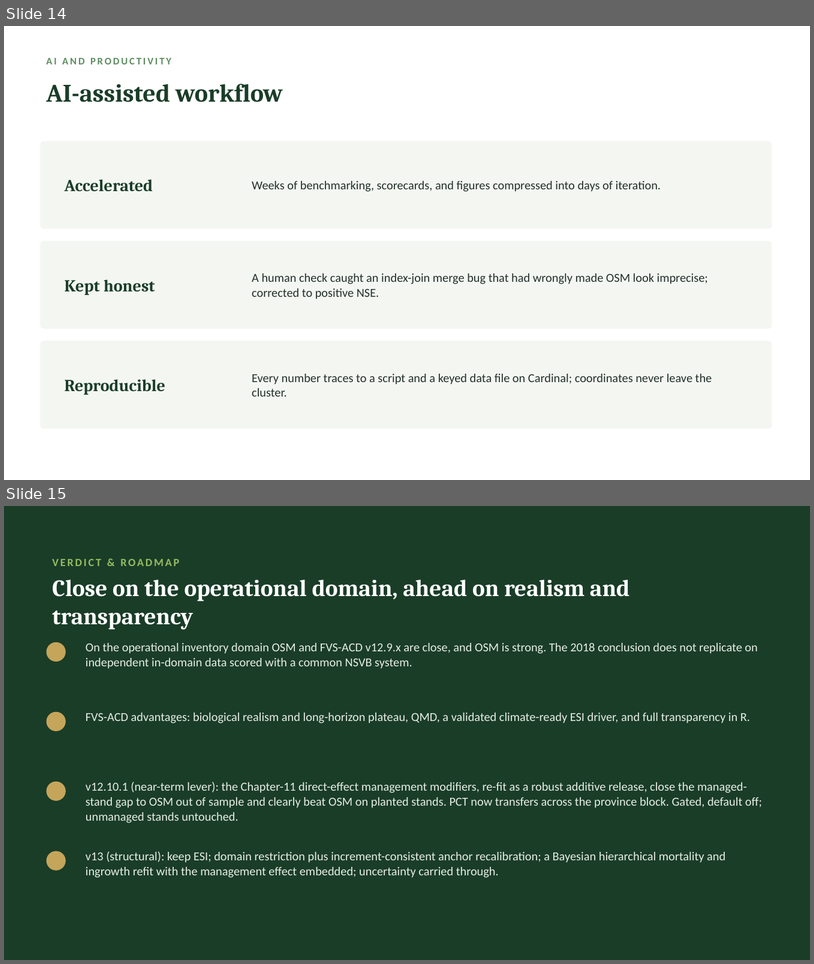
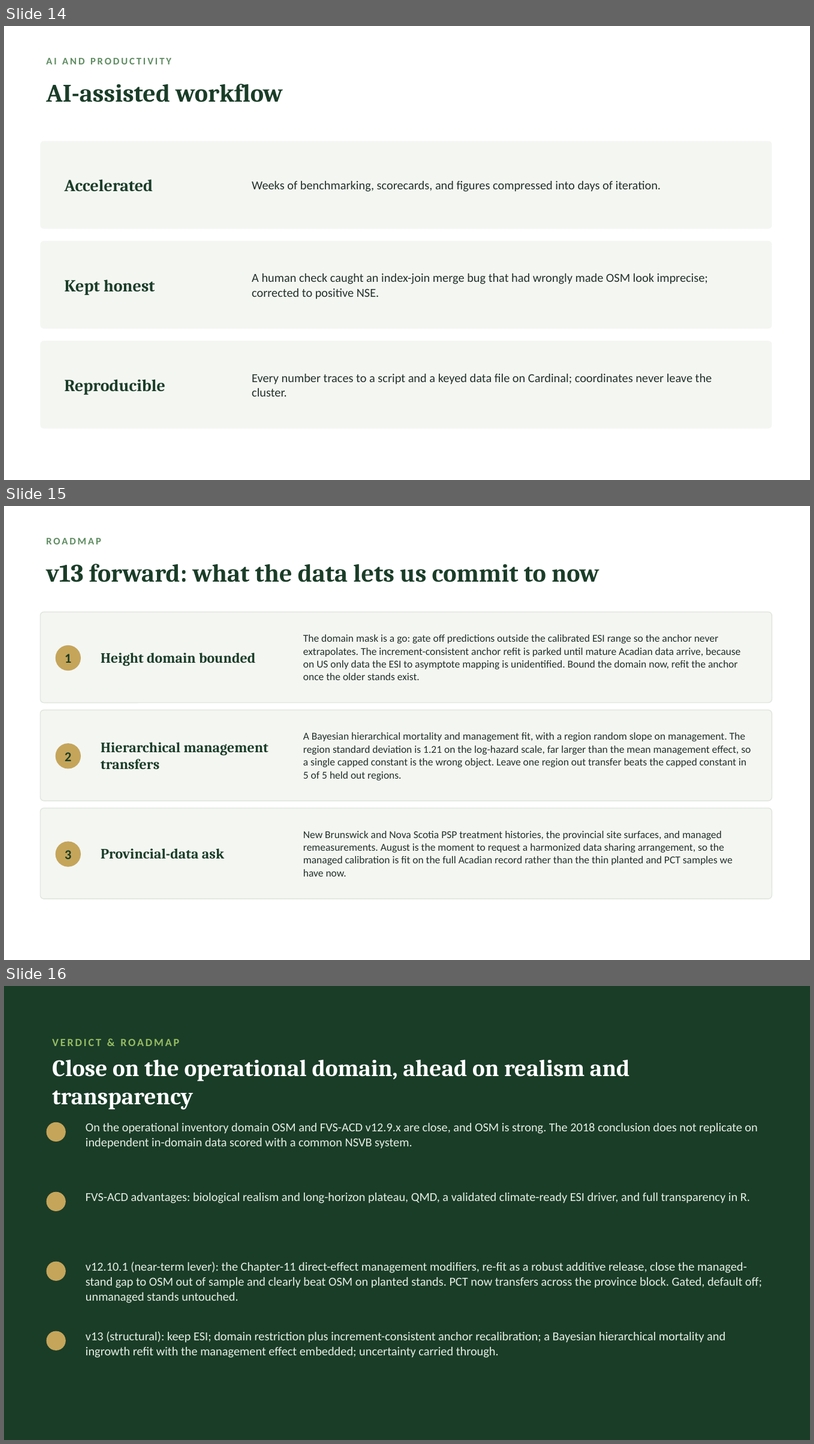
Before and after one commit to holoros/fvs-acd, a slide deck: FVS-ACD_Hennigar_Aug2026.pptx. Shown one above the other, each under a label of ours: slides 14 and 15 before the commit, slides 14, 15 and 16 after it. The pictures are 814x964 and 814x1444 pixels, drawn with LibreOffice and Linux fonts; fonts in the diff are those of the drawing. Boxes give left, top, right and bottom in pixels: in the first picture for what was removed or moved away, otherwise in the second. Text is boxed around its words. In the diff, an @@ line names an element or a change of style, - is before the commit and + after.

Commit message:
v12.10.1 full five-way benchmark + deck update to v12.10.1; v13.1 brms fit (glmer+LORO confirmed, full Bayes running)

```diff
--- a/FVS-ACD_Hennigar_Aug2026.pptx
+++ b/FVS-ACD_Hennigar_Aug2026.pptx
@@ slide 15 added at [4,506,810,960], background #FFFFFF @@
@@ text added at [46,538,101,544], 12 pt, text #5E8C61, bold @@
+ROADMAP
@@ text added at [46,564,599,582], 30 pt, text #1A3D28, bold @@
+v13 forward: what the data lets us commit to now
@@ rounded rectangle added at [40,612,772,703], fill #F4F6F2, outline #E0E6DD 1 pt @@
@@ ellipse added at [56,645,81,670], fill #C5A55A @@
@@ text added at [303,634,741,680], 12.5 pt, text #22302A @@
+The domain mask is a go: gate off predictions outside the calibrated ESI range so the anchor never extrapolates. The increment-consistent anchor refit is parked until mature Acadian data arrive, because on US only data the ESI to asymptote mapping is unidentified. Bound the domain now, refit the anchor once the older stands exist.
@@ text added at [65,654,71,663], 16 pt, text #1A3D28, bold @@
+1
@@ text added at [101,652,255,666], 17 pt, text #1A3D28, bold @@
+Height domain bounded
@@ rounded rectangle added at [40,710,772,801], fill #F4F6F2, outline #E0E6DD 1 pt @@
@@ text added at [303,732,751,780], 12.5 pt, text #22302A @@
+A Bayesian hierarchical mortality and management fit, with a region random slope on management. The region standard deviation is 1.21 on the log-hazard scale, far larger than the mean management effect, so a single capped constant is the wrong object. Leave one region out transfer beats the capped constant in 5 of 5 held out regions.
@@ ellipse added at [56,743,81,769], fill #C5A55A @@
@@ text added at [65,752,71,761], 16 pt, text #1A3D28, bold @@
+2
@@ text added at [101,742,269,769], 17 pt, text #1A3D28, bold @@
+Hierarchical management transfers
@@ rounded rectangle added at [40,808,772,898], fill #F4F6F2, outline #E0E6DD 1 pt @@
@@ ellipse added at [56,841,81,867], fill #C5A55A @@
@@ text added at [303,831,733,876], 12.5 pt, text #22302A @@
+New Brunswick and Nova Scotia PSP treatment histories, the provincial site surfaces, and managed remeasurements. August is the moment to request a harmonized data sharing arrangement, so the managed calibration is fit on the full Acadian record rather than the thin planted and PCT samples we have now.
@@ text added at [65,850,71,859], 16 pt, text #1A3D28, bold @@
+3
@@ text added at [101,848,224,858], 17 pt, text #1A3D28, bold @@
+Provincial-data ask
@@ what was slide 15 is now slide 16 @@
```
Also in this commit, not shown: 10 other files.
